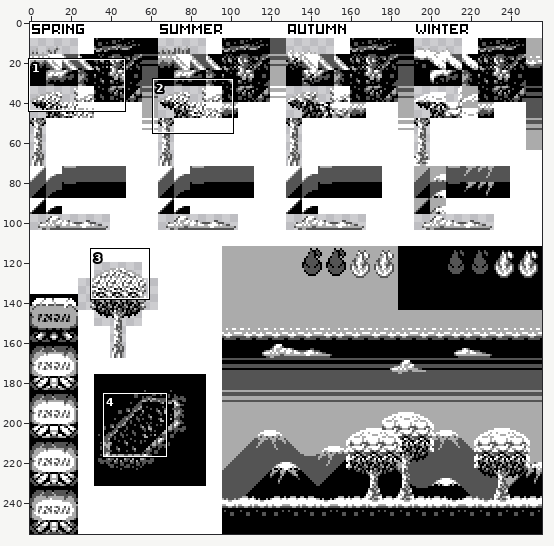
Sprite sheet, stored at GBGame1/Content/tiles.png. The first picture is a wide view before the edit; the outline marks the close-up.
Close-up. Before the edit:
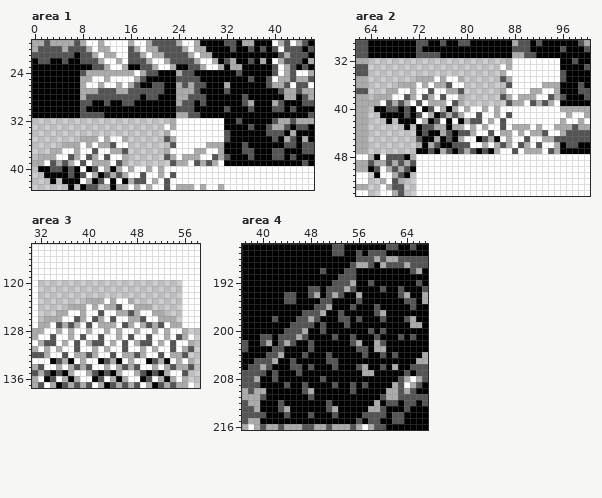
The file is 256x256 pixels. Shown: area 1: x 0..46, y 19..43; area 2: x 62..100, y 29..54; area 3: x 31..58, y 114..137; area 4: x 37..67, y 186..216.
After:
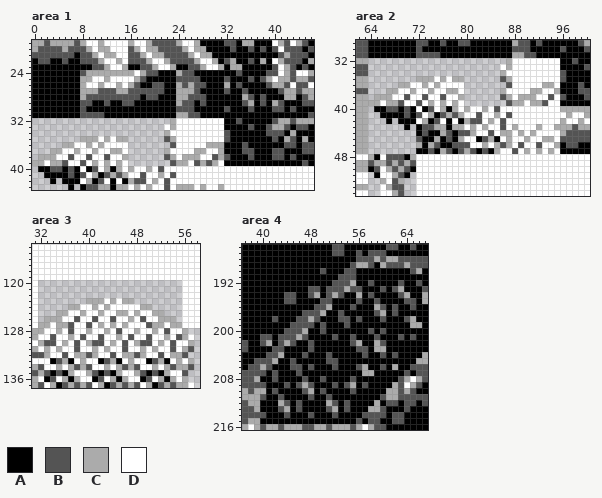
Palette (. is transparent): A #000000  B #545454  C #ababab  D #ffffff
What changed:
Area 1:
y 24: x 39 A -> B
y 25: x 32 A -> B; x 38..39 AB -> BC
y 26: x 34 A -> B
y 27: x 35 A -> B
y 28: x 35..36 BA -> CB; x 38 A -> B
y 29: x 38 A -> B
y 35: x 14 D -> C
y 36: x 7 C -> D; x 12..13 CB -> DD
y 37: x 10 B -> C; x 15 B -> D
y 38: x 7 C -> D; x 10 C -> D
y 39: x 3 B -> C; x 6 C -> D; x 11 C -> D; x 14..15 BC -> CD
y 40: x 21 C -> B
Area 2:
y 35: x 78 D -> C
y 36: x 71 C -> D; x 76..77 CB -> DD; x 95 C -> D
y 37: x 74 B -> C; x 79 B -> D
y 38: x 71 C -> D; x 74 C -> D; x 95 C -> D
y 39: x 67 B -> C; x 70 C -> D; x 75 C -> D; x 78..79 BC -> CD; x 91 B -> C; x 94 C -> D
y 40: x 85 C -> B
y 43: x 89..90 CC -> DD
y 44: x 92..93 CB -> DD
y 45: x 90 B -> C; x 95 B -> D
y 46: x 90 C -> D
y 47: x 91 C -> D; x 94..95 BC -> CD
Area 3:
y 123: x 46 D -> C
y 124: x 39 C -> D; x 44..45 CB -> DD; x 48 C -> D
y 125: x 42 B -> C; x 47 B -> D
y 126: x 39 C -> D; x 42 C -> D; x 48 C -> D
y 127: x 35 B -> C; x 38 C -> D; x 43 C -> D; x 46..47 BC -> CD; x 49 C -> D; x 52 B -> C
y 128: x 37 C -> B; x 45 C -> B; x 53 C -> B
Area 4:
y 192: x 63 A -> B
y 193: x 56 A -> B; x 62..63 AB -> BC
y 194: x 58 A -> B
y 195: x 59 A -> B
y 196: x 59..60 BA -> CB; x 62 A -> B
y 197: x 62 A -> B
y 208: x 47 A -> B; x 55 A -> B
y 209: x 40 A -> B; x 46..48 ABA -> BCB; x 54..55 AB -> BC
y 210: x 42 A -> B; x 50 A -> B
y 211: x 43 A -> B; x 51 A -> B
y 212: x 43..44 BA -> CB; x 46 A -> B; x 51..52 BA -> CB; x 54 A -> B
y 213: x 46 A -> B; x 54 A -> B
